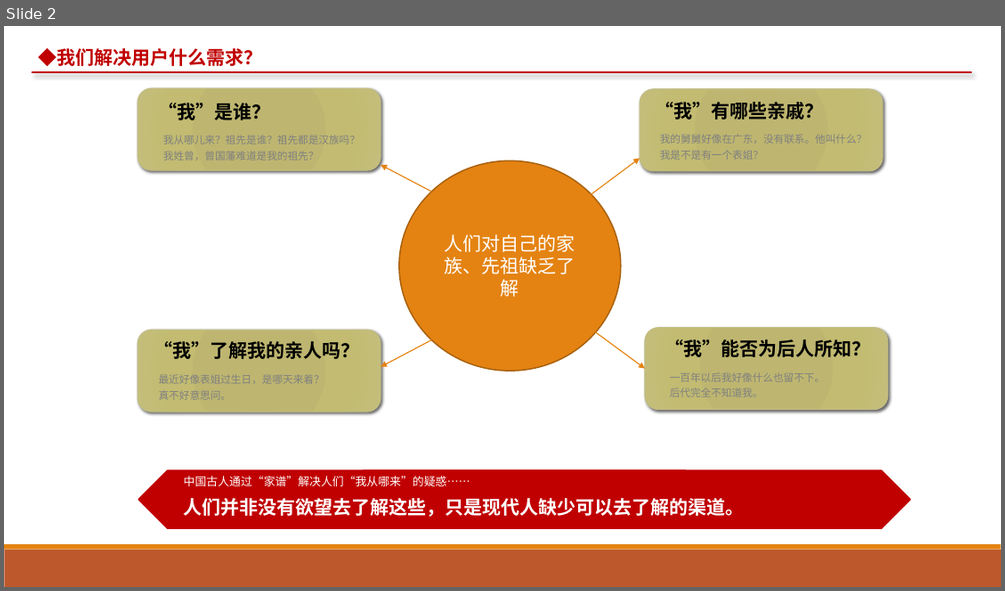
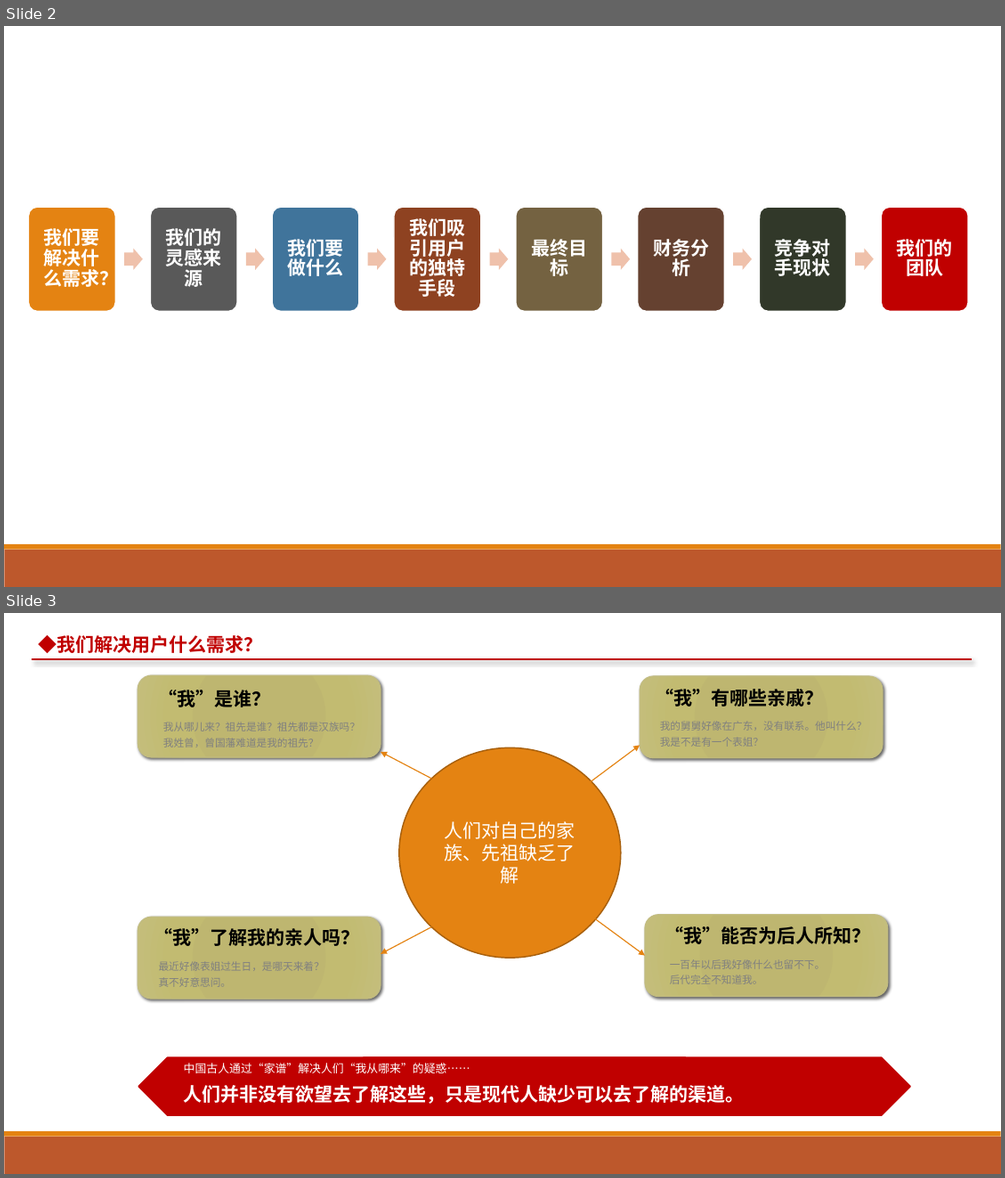
Before and after one commit to alpena1986/bloodnetdoc, a slide deck: 商业计划书.pptx. Shown one above the other, each under a label of ours: slide 2 before the commit, slides 2 and 3 after it. The pictures are 1005x591 and 1005x1178 pixels, drawn with LibreOffice and Linux fonts; fonts in the diff are those of the drawing. Boxes give left, top, right and bottom in pixels: in the first picture for what was removed or moved away, otherwise in the second. Text is boxed around its words. In the diff, an @@ line names an element or a change of style, - is before the commit and + after.

```diff
--- a/商业计划书.pptx
+++ b/商业计划书.pptx
@@ slide 2 added at (x1=4, y1=26, x2=1001, y2=587), background #FFFFFF; not listed: 2 template elements that a slide beside it also shows @@
@@ group added at (x1=29, y1=207, x2=968, y2=312): 8 rounded rectangles, 8 texts, 7 right arrows @@
+我们要解决什么需求？
+我们的灵感来源
+我们要做什么
+我们吸引用户的独特手段
+最终目标
+财务分析
+竞争对手现状
+我们的团队
@@ what was slide 2 is now slide 3 @@
```
Also in this commit, not shown: 7 slides changed, 9 other slides added, 1 slide removed, 1 other file.
